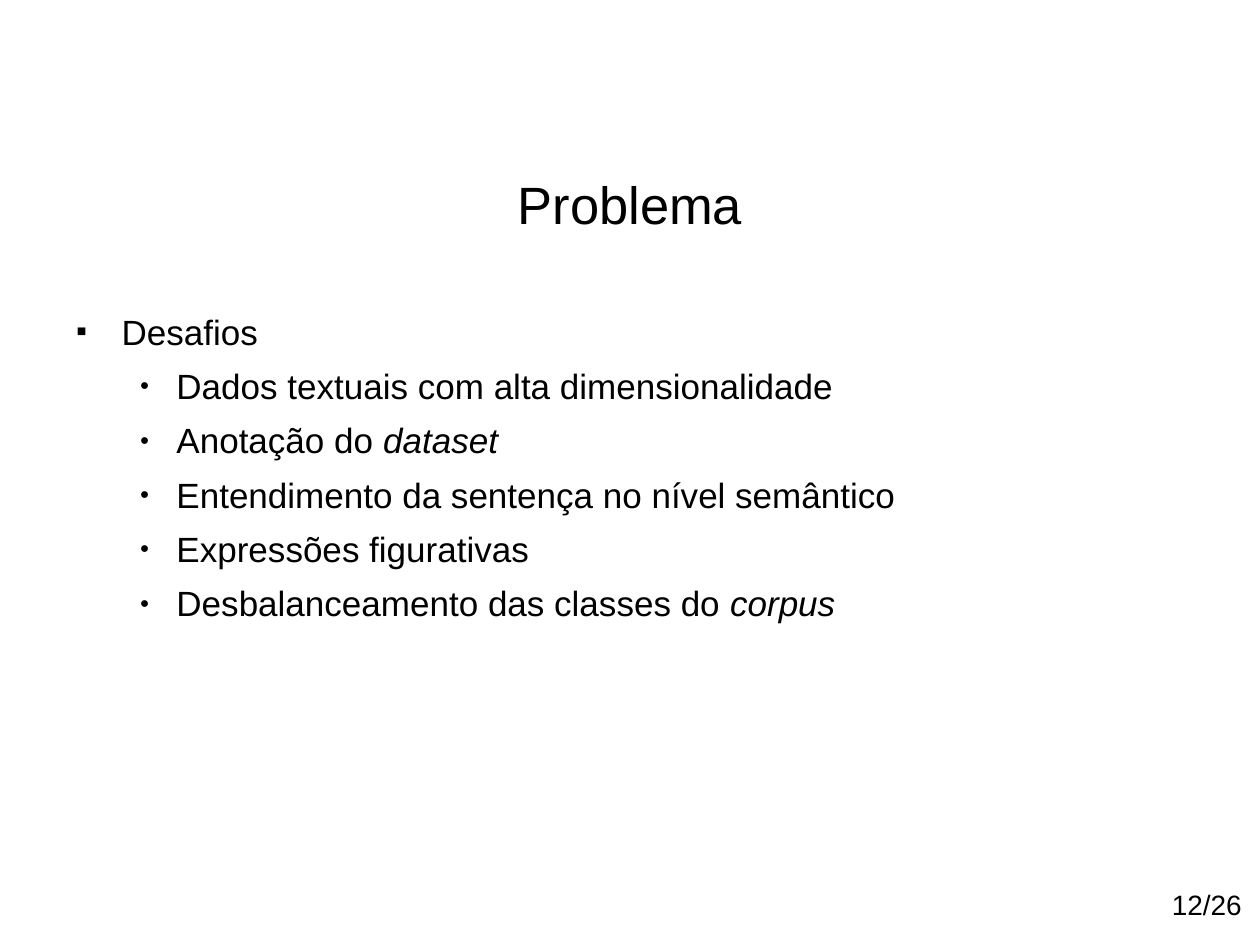
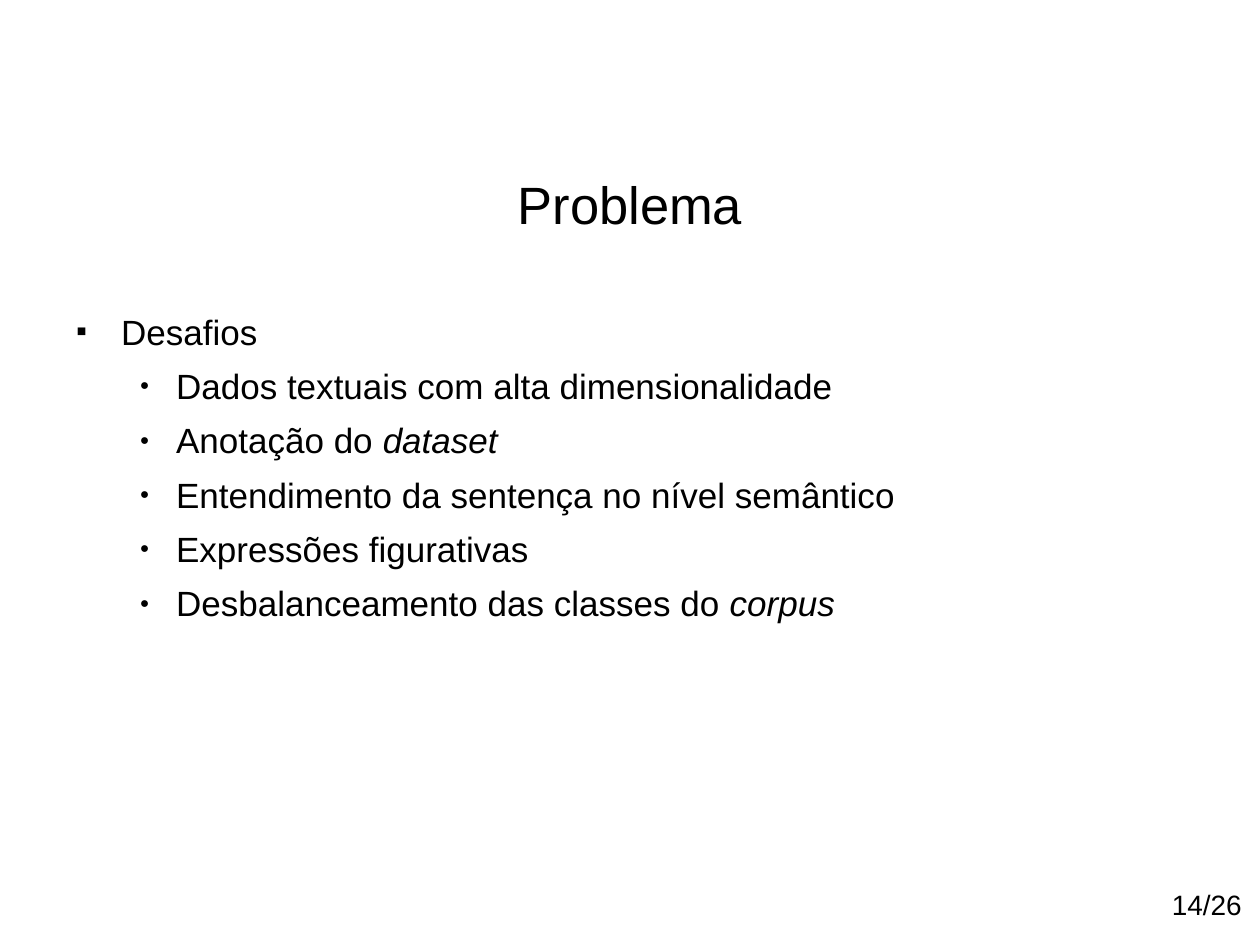
Before and after one commit to paulohq/apresentacao-NLP, a slide deck: slide 15 of apresentacao-mineracao-de-sugestoes.ppt. Drawn at 1260x945 pixels with LibreOffice and Linux fonts; fonts in the diff are those of the drawing; background and template pictures are left out. Boxes give left, top, right and bottom in pixels: in the first picture for what was removed or moved away, otherwise in the second. Text is boxed around its words. In the diff, an @@ line names an element or a change of style, - is before the commit and + after.

```diff
--- a/apresentacao-mineracao-de-sugestoes.ppt
+++ b/apresentacao-mineracao-de-sugestoes.ppt
@@ text at box(1172, 894, 1242, 916): text changed @@
-12/26
+14/26
```
Also in this commit, not shown: 9 other slides changed, 2 slides added, 1 slide removed, 2 other files.
